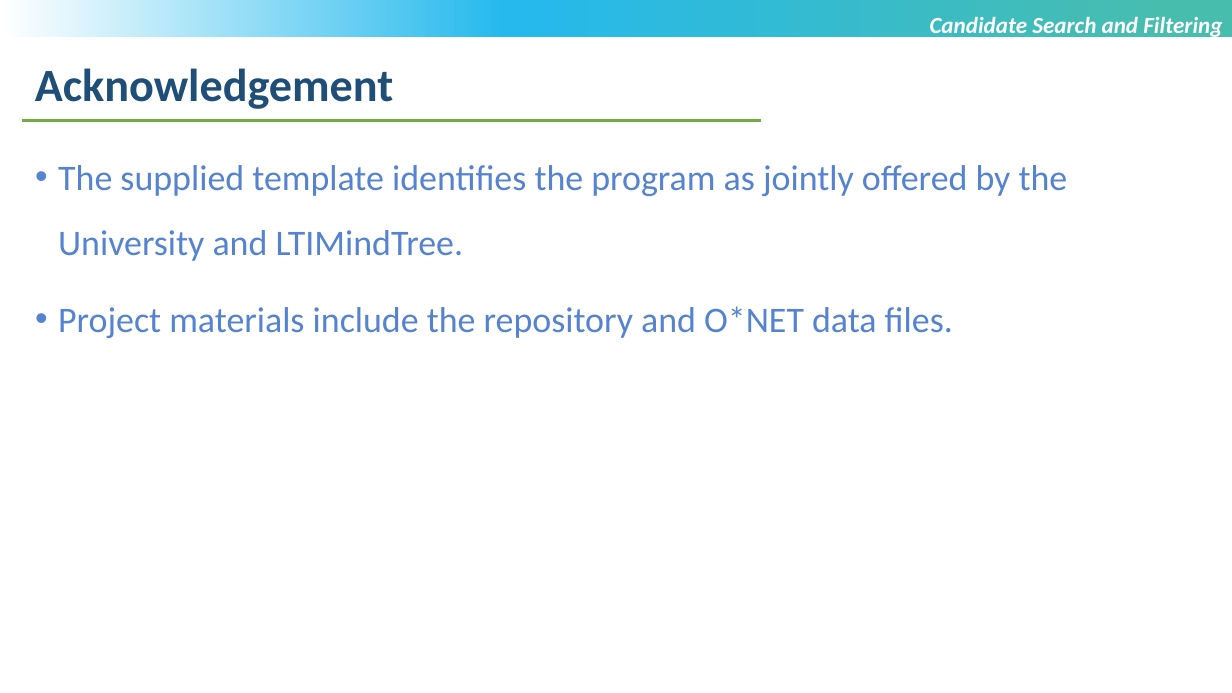
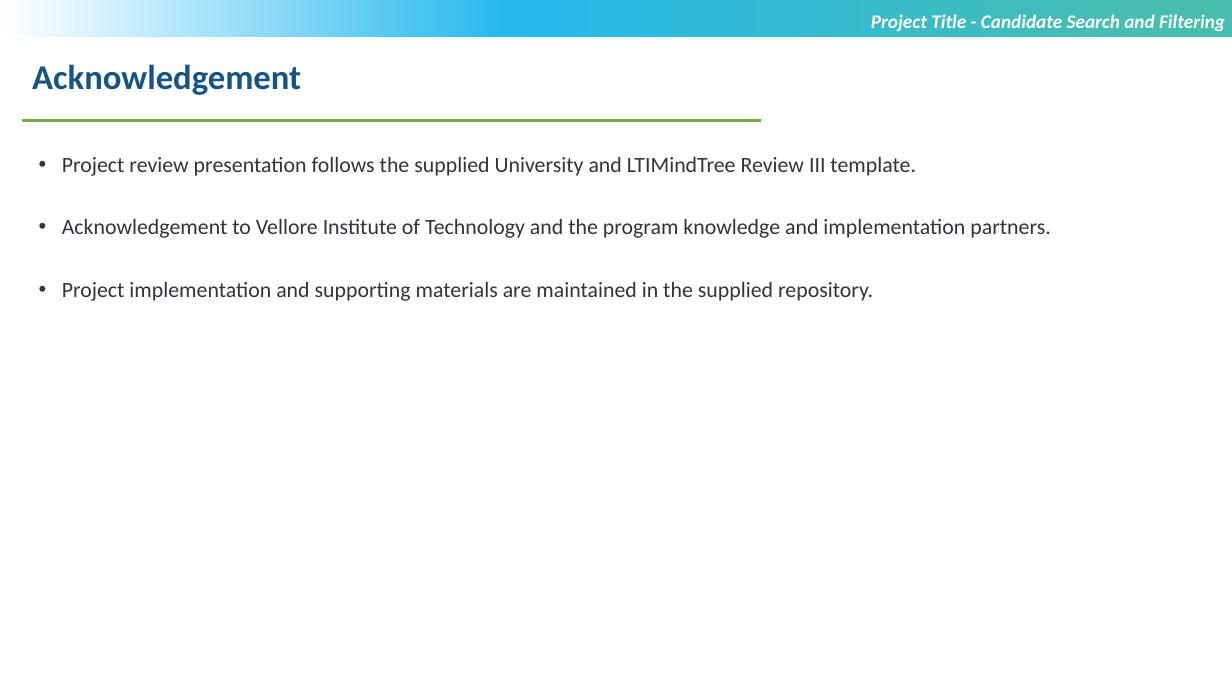
Before and after one commit to sammangigopichand/Candidate-Search-and-Filtering-using-Agentic-AI, a slide deck: slide 10 of Sammangi Gopi Chand_T9929_Review 3.pptx. Drawn at 1232x693 pixels with LibreOffice and Linux fonts; fonts in the diff are those of the drawing; background and template pictures are left out. Boxes give left, top, right and bottom in pixels: in the first picture for what was removed or moved away, otherwise in the second. Text is boxed around its words. In the diff, an @@ line names an element or a change of style, - is before the commit and + after.

Commit message:
Present1

```diff
--- a/Sammangi Gopi Chand_T9929_Review 3.pptx
+++ b/Sammangi Gopi Chand_T9929_Review 3.pptx
@@ text at box(871, 14, 1225, 32): text changed; size 18 to 15 pt @@
-Candidate Search and Filtering
+Project Title - Candidate Search and Filtering
@@ text "Acknowledgement" at box(32, 64, 301, 95): size 36 to 27 pt, text colour #1F4E79 to #175481 @@
@@ text at box(62, 157, 1050, 301): text changed; size 28 to 17 pt; text colour #5583D1 to #30343B @@
-• The supplied template identifies the program as jointly offered by the University and LTIMindTree.
-• Project materials include the repository and O*NET data files.
+• Project review presentation follows the supplied University and LTIMindTree Review III template.
+• Acknowledgement to Vellore Institute of Technology and the program knowledge and implementation partners.
+• Project implementation and supporting materials are maintained in the supplied repository.
```
Also in this commit, not shown: 9 other slides changed, 10 slides added, 1 slide removed, 2 other files.
